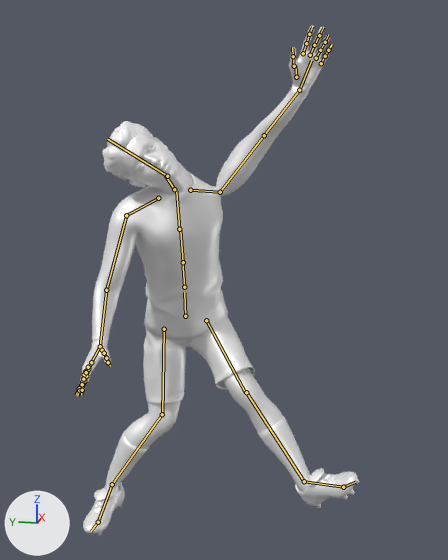
A saved change to the FBX model Assets/Resources/Animations/Bowling/Mocap/MocapPace.fbx.
One viewpoint serves both versions: a 50 mm camera at (-2.14, -2.44, 1.58) aimed at (0.02, -2.01, 1.04). Every picture has the same lights, and +X, +Y and +Z are marked at lower left. The first picture is the older version. Both versions are drawn at frame 14 of the action 'Scene'; the numbers are the values there. The bones that change, and the others that lie on the model, are drawn over the model as lines.

Objects in the first picture: 'Ch38_Body', 'Ch38_Eyelashes', 'Ch38_Hair', 'Ch38_Shirt', 'Ch38_Shoes', 'Ch38_Shorts', 'Ch38_Socks'.
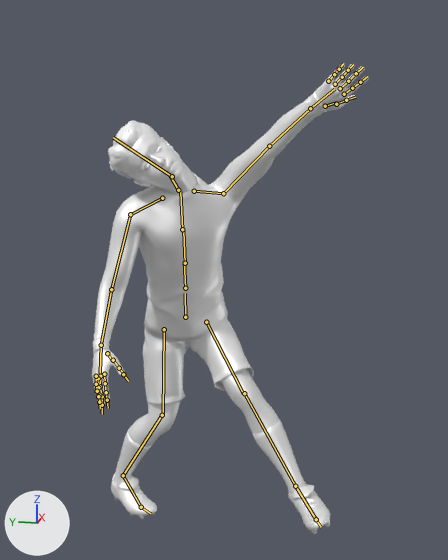
The edits, one by one:
Bone 'mixamorig5:Hips' (bone_mixamorig5_hips) moves from (22.5, -10.2, 178.6) to (22.5, -10.6, 178.6).
Bone 'mixamorig5:Hips' (bone_mixamorig5_hips) turns from (8, -61, 14) to (11, -60, 11) degrees about its own x, y and z.
Bone 'mixamorig5:LeftArm' (bone_mixamorig5_leftarm) turns from (59, -161, 12) to (-97, 39, -43) degrees about its own x, y and z.
Bone 'mixamorig5:LeftForeArm' (bone_mixamorig5_leftforearm) turns from (10, -1, -12) to (0, 0, -2) degrees about its own x, y and z.
Bone 'mixamorig5:LeftHand' (bone_mixamorig5_lefthand) turns from (-9, 56, 8) to (0, 0, 0) degrees about its own x, y and z.
Bone 'mixamorig5:RightArm' (bone_mixamorig5_rightarm) turns from (62, 19, 5) to (65, 20, 6) degrees about its own x, y and z.
Bone 'mixamorig5:RightForeArm' (bone_mixamorig5_rightforearm) turns from (7, 2, -24) to (2, 2, -24) degrees about its own x, y and z.
Bone 'mixamorig5:RightHand' (bone_mixamorig5_righthand) turns from (-32, 4, -22) to (0, 0, 0) degrees about its own x, y and z.
Bone 'mixamorig5:LeftUpLeg' (bone_mixamorig5_leftupleg) turns from (71, 1, 26) to (73, 1, 25) degrees about its own x, y and z.
Bone 'mixamorig5:LeftLeg' (bone_mixamorig5_leftleg) turns from (-20, 0, 2) to (-22, -1, 0) degrees about its own x, y and z.
Bone 'mixamorig5:LeftFoot' (bone_mixamorig5_leftfoot) turns from (-11, 3, 46) to (-16, 2, 1) degrees about its own x, y and z.
Bone 'mixamorig5:RightUpLeg' (bone_mixamorig5_rightupleg) turns from (44, -38, -39) to (36, -25, -24) degrees about its own x, y and z.
Bone 'mixamorig5:RightLeg' (bone_mixamorig5_rightleg) turns from (-32, 0, -2) to (-34, 1, 0) degrees about its own x, y and z.
Bone 'mixamorig5:RightFoot' (bone_mixamorig5_rightfoot) turns from (-28, 54, -67) to (25, 2, 3) degrees about its own x, y and z.

Boxes [x1, y1, x2, y2] around the edits, measured in the pictures (448 x 560 px):
'Ch38_Shirt', posed
    before: [91, 78, 315, 349]
    after: [93, 91, 327, 355]
'Ch38_Body', posed (9% wider, 10% shorter)
    before: [78, 25, 333, 449]
    after: [92, 64, 369, 447]
'Ch38_Shorts', posed
    before: [143, 316, 255, 404]
    after: [143, 319, 254, 405]
'Ch38_Shoes', posed
    before: [83, 468, 359, 535]
    after: [111, 474, 330, 534]
'Ch38_Socks', posed (7% narrower)
    before: [104, 417, 311, 492]
    after: [114, 419, 307, 495]
'Ch38_Hair', posed
    before: [103, 121, 158, 181]
    after: [108, 120, 163, 180]
'Ch38_Eyelashes', posed
    before: [136, 143, 155, 171]
    after: [141, 143, 161, 170]
bone 'mixamorig5:Hips', root to tip
    before: (185, 316) to (184, 292)
    after: (185, 317) to (185, 293)
bone 'mixamorig5:LeftArm', root to tip
    before: (220, 192) to (264, 135)
    after: (223, 193) to (269, 146)
bone 'mixamorig5:LeftForeArm', root to tip
    before: (264, 135) to (299, 90)
    after: (269, 146) to (310, 108)
bone 'mixamorig5:LeftHand', root to tip
    before: (299, 90) to (311, 60)
    after: (310, 108) to (334, 89)
bone 'mixamorig5:RightArm', root to tip
    before: (126, 215) to (106, 290)
    after: (130, 214) to (111, 289)
bone 'mixamorig5:RightForeArm', root to tip
    before: (106, 290) to (100, 346)
    after: (111, 289) to (101, 345)
bone 'mixamorig5:RightHand', root to tip
    before: (100, 346) to (89, 366)
    after: (101, 345) to (100, 373)
bone 'mixamorig5:LeftUpLeg', root to tip
    before: (206, 320) to (245, 393)
    after: (206, 322) to (243, 394)
bone 'mixamorig5:LeftLeg', root to tip
    before: (246, 392) to (304, 481)
    after: (244, 393) to (295, 486)
bone 'mixamorig5:LeftFoot', root to tip
    before: (304, 481) to (343, 487)
    after: (295, 486) to (316, 519)
bone 'mixamorig5:RightUpLeg', root to tip
    before: (164, 329) to (162, 414)
    after: (164, 329) to (163, 415)
bone 'mixamorig5:RightLeg', root to tip
    before: (162, 414) to (112, 484)
    after: (162, 415) to (123, 475)
bone 'mixamorig5:RightFoot', root to tip
    before: (112, 484) to (98, 522)
    after: (123, 475) to (141, 507)
